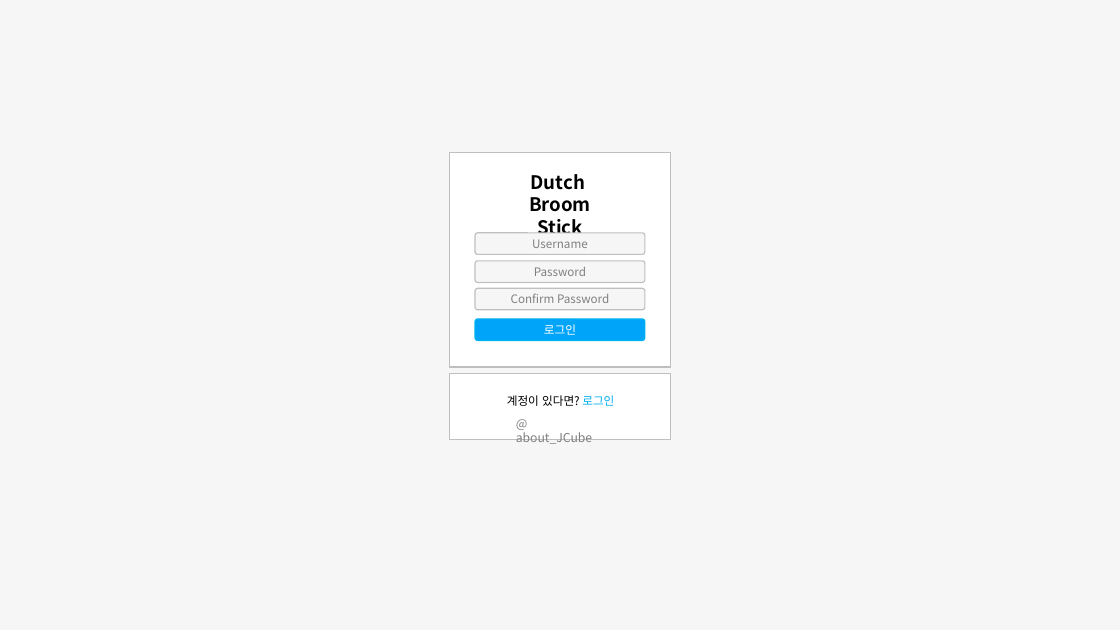
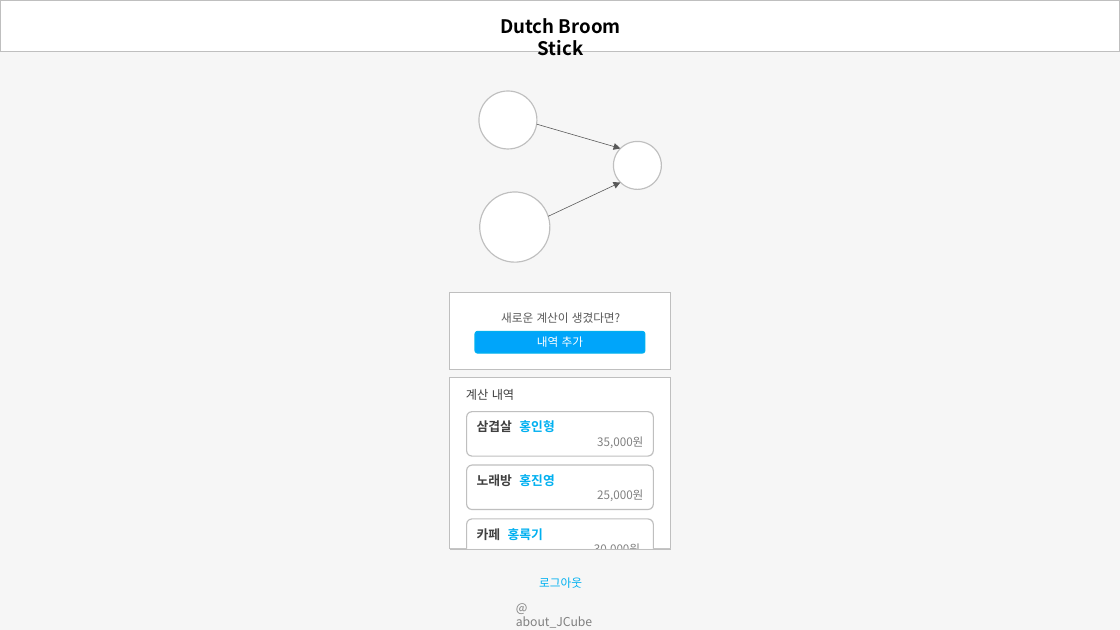
Before and after one commit to jtjun/DutchBroomstick, a slide deck: slide 4 of Documents/Design_Demo.pptx. Drawn at 1120x630 pixels with LibreOffice and Linux fonts; fonts in the diff are those of the drawing. Boxes give left, top, right and bottom in pixels: in the first picture for what was removed or moved away, otherwise in the second. Text is boxed around its words. In the diff, an @@ line names an element or a change of style, - is before the commit and + after.

```diff
--- a/Documents/Design_Demo.pptx
+++ b/Documents/Design_Demo.pptx
@@ rectangle added at <box>0,0,1120,52</box>, fill #FFFFFF, outline #BFBFBF 1 pt @@
@@ text at <box>500,18,621,56</box>: text changed @@
-Dutch
-Broom Stick
+Dutch Broom Stick
@@ ellipse added at <box>475,87,541,153</box>, fill #FFFFFF, outline #BFBFBF 1 pt @@
@@ arrow added from (537, 124) to (621, 149), #595959 0.5 pt @@
@@ ellipse added at <box>613,141,661,189</box>, fill #FFFFFF, outline #BFBFBF 1 pt @@
@@ ellipse added at <box>471,183,559,272</box>, fill #FFFFFF, outline #BFBFBF 1 pt @@
@@ arrow added from (549, 217) to (621, 182), #595959 0.5 pt @@
@@ rounded rectangle removed at <box>476,233,645,255</box> @@
-Username
@@ rounded rectangle removed at <box>476,261,645,283</box> @@
-Password
@@ rectangle: place and size @@
-rectangle at <box>450,374,670,440</box>
+rectangle at <box>450,292,670,370</box>
@@ rounded rectangle removed at <box>476,288,645,310</box> @@
-Confirm Password
@@ rounded rectangle removed at <box>476,319,645,341</box> @@
-로그인
@@ text at <box>501,312,620,323</box>: text changed; text colour #000000 to #595959 @@
-계정이 있다면? 로그인
+새로운 계산이 생겼다면?
@@ rounded rectangle added at <box>476,332,645,354</box>, fill #00A5FA, outline #00B0F0 1 pt, 10 pt, text #FFFFFF @@
+내역 추가
@@ rectangle: place and size @@
-rectangle at <box>450,153,670,367</box>
+rectangle at <box>450,377,670,549</box>
@@ text added at <box>466,389,514,400</box>, 10.5 pt, text #404040 @@
+계산 내역
@@ rounded rectangle added at <box>466,412,653,456</box>, fill #FFFFFF, outline #BFBFBF 1 pt, 10 pt, text #808080 @@
+삼겹살 홍인형
+35,000원
@@ rounded rectangle added at <box>466,465,653,510</box>, fill #FFFFFF, outline #BFBFBF 1 pt, 10 pt, text #808080 @@
+노래방 홍진영
+25,000원
@@ rounded rectangle added at <box>466,519,653,564</box>, fill #FFFFFF, outline #BFBFBF 1 pt, 10 pt, text #808080 @@
+카페 홍록기
+30,000원
@@ rectangle added at <box>450,549,671,572</box>, fill #F6F6F6 @@
@@ line added from (450, 549) to (671, 549), #BFBFBF 1 pt @@
@@ text "@ about_JCube": place and size @@
-text "@ about_JCube" at <box>516,432,592,444</box>
+text "@ about_JCube" at <box>516,616,592,628</box>
@@ text added at <box>539,577,582,588</box>, 10 pt, text #00B0F0 @@
+로그아웃
```
Also in this commit, not shown: 1 other slide changed, 3 other files.
